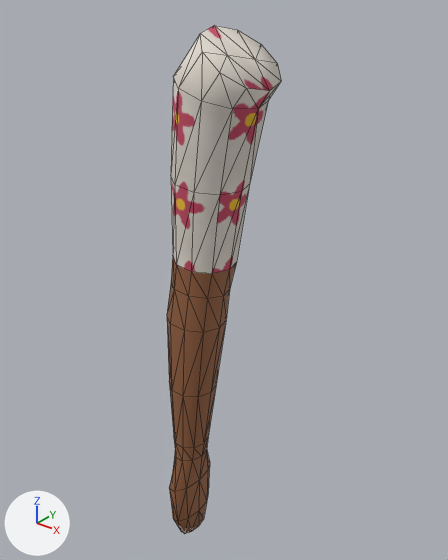
Renders of the OBJ model OpenGL/assets/models/persona_mujer_partes/brazoder.obj from each side of a commit.
The view is the same before and after, from a camera (50 mm lens) standing at (0.393, -0.483, 0.067) and looking at (-0.01, 0.022, -0.245). The lights are fixed; the arrows at lower left show +X, +Y and +Z. The older version comes first. Mesh edges are drawn as thin lines. Where no turn or scale is listed for an object, it has been applied to the vertices.

Names of what the first picture shows: 'BrazoDer'.
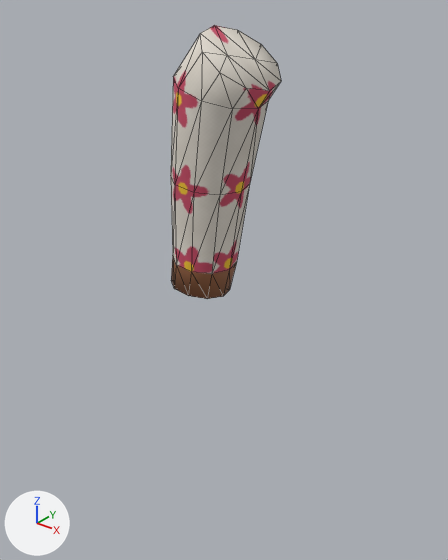
Boxes (x1, y1, x2, y2) around the edits, measured in the pictures (448 x 560 px):
'BrazoDer', reshaped (46% shorter)
    before: (167, 25, 281, 534)
    after: (171, 25, 281, 299)
part 1 of me_brazoder, cut back (brown)
    before: (167, 282, 230, 534)
part 2 of me_brazoder, surface changed
    both: (171, 25, 278, 299)

Edits to the bpy script that builds the scene:
```text
Change me_brazoder:
    used by ob_brazoder; location = (0.0, 0.0, 0.0)
    remove me_brazoder.from_pydata(...)  # 124 vertices, 244 faces; spans x -0.062..0.06, y -0.05..0.046, z -0.62..0.028
    add me_brazoder.from_pydata(...)  # 54 vertices, 104 faces; spans x -0.057..0.06, y -0.046..0.046, z -0.252..0.028
    me_brazoder part 1
    72 vertices are removed from x -0.062..0.006, y -0.05..0.026, z -0.62..-0.285
    154 faces are deleted
    2 vertices move from x -0.051..0.003, y -0.024..0.016, z -0.251..-0.242 to x -0.051..0.003, y -0.023..0.016, z -0.252..-0.241
    2 vertices are added at (-0.014, -0.011, -0.247), (-0.034, 0.004, -0.246)
    14 new faces join them, mat_piel_media (picture img_piel_media_png)
    me_brazoder part 2: 90 kept faces spanning x -0.057..0.06, y -0.046..0.046, z -0.252..0.028 get new texture (UV) coordinates
```
